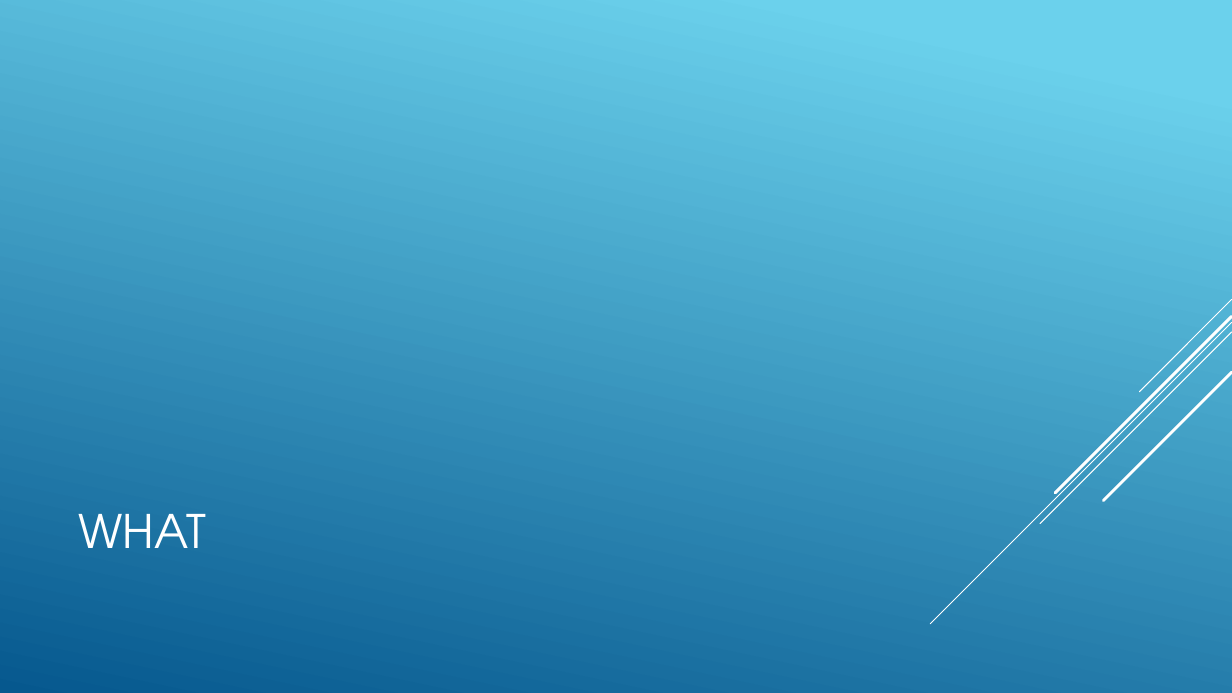
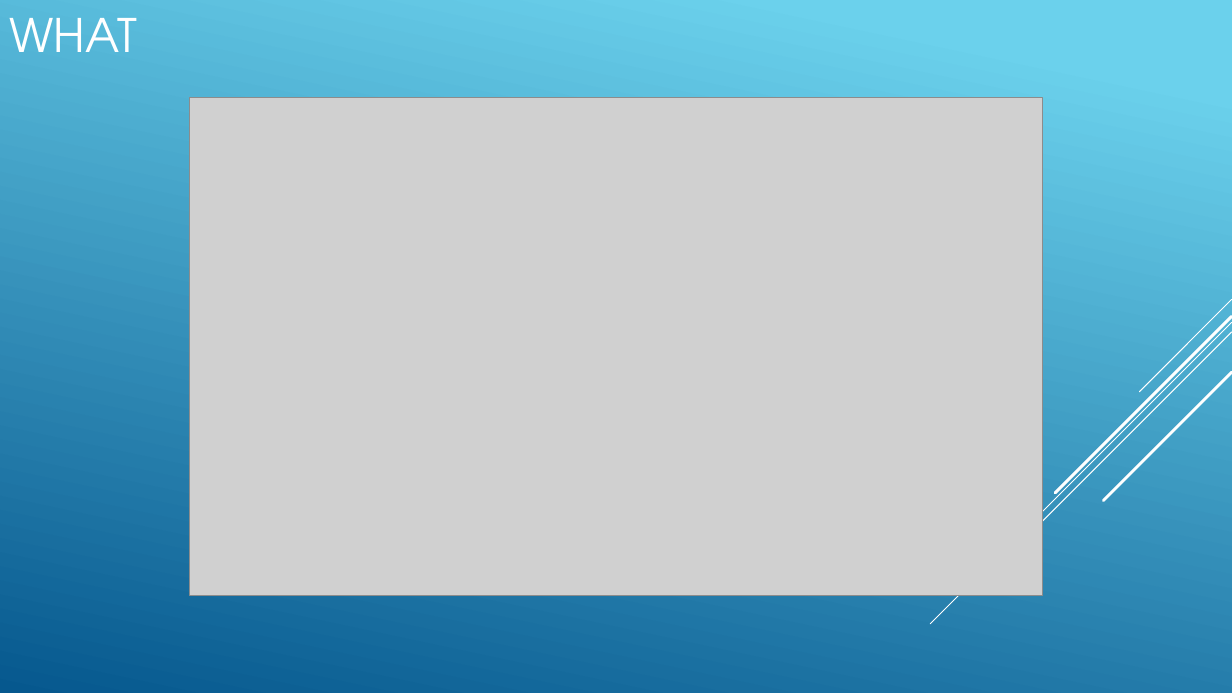
Before and after one commit to mohmedhasan1981/The-First, a slide deck: slide 16 of WWI.pptx (slide 17 before the commit). Drawn at 1232x693 pixels with LibreOffice and Linux fonts; fonts in the diff are those of the drawing; grey boxes stand for pictures; background and template pictures are left out. Boxes give left, top, right and bottom in pixels: in the first picture for what was removed or moved away, otherwise in the second. Text is boxed around its words. In the diff, an @@ line names an element or a change of style, - is before the commit and + after.

```diff
--- a/WWI.pptx
+++ b/WWI.pptx
@@ title "WHAT": place and size @@
-title "WHAT" at (78,514,205,548)
+title "WHAT" at (9,18,136,52)
@@ picture added at (189,98,1043,595) @@
```
Also in this commit, not shown: 16 other slides changed, 2 slides added, 2 slides removed.
